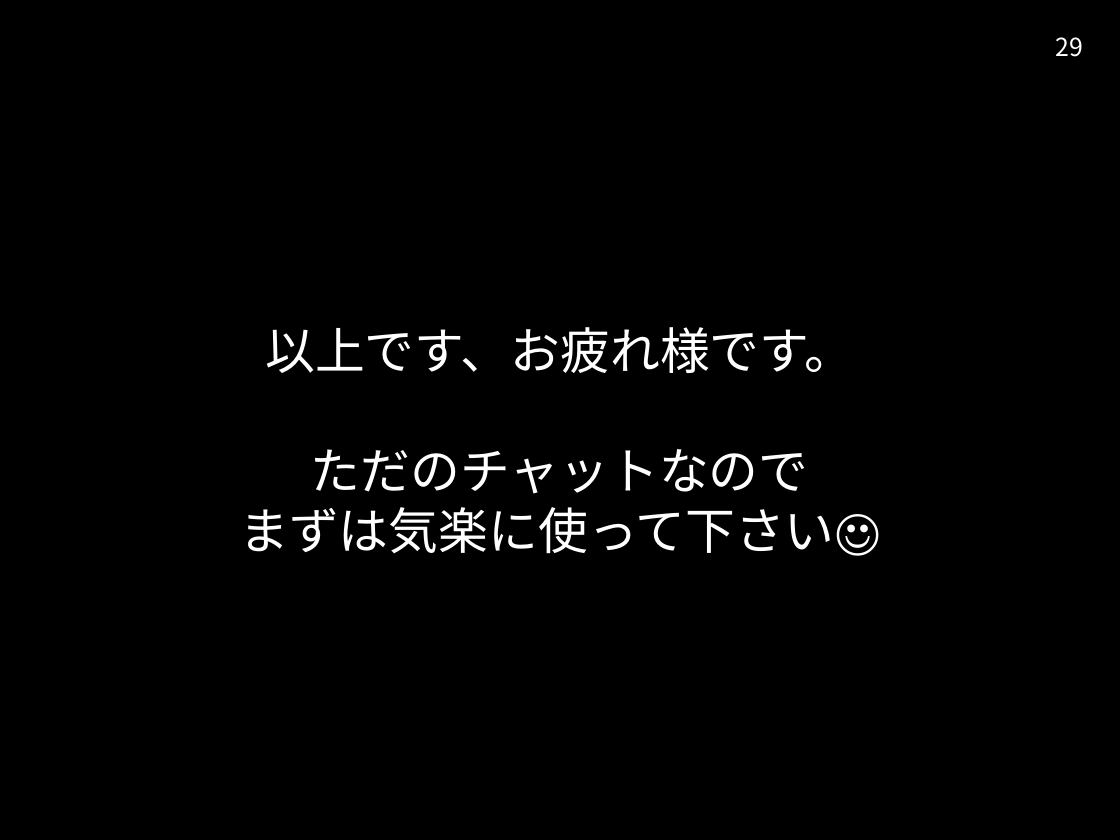
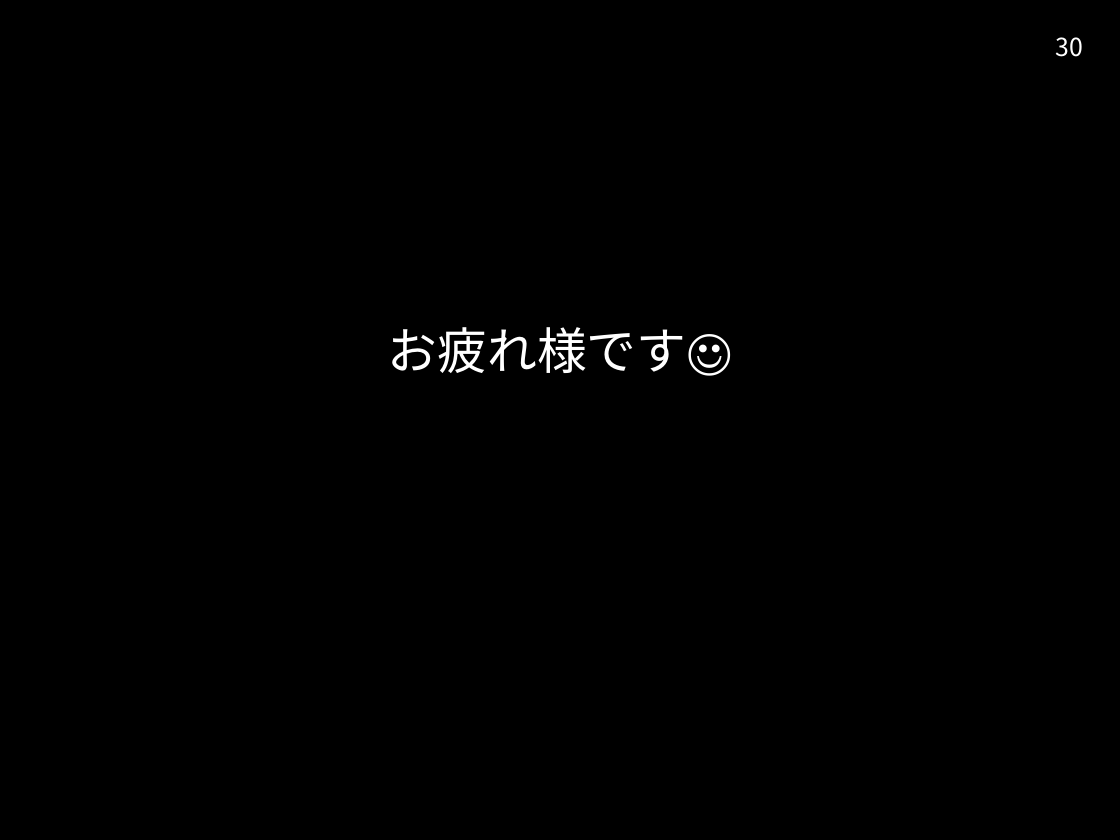
Before and after one commit to kottn/begin-slack, a slide deck: slide 30 of begin-slack.pptx (slide 29 before the commit). Drawn at 1120x840 pixels with LibreOffice and Linux fonts; fonts in the diff are those of the drawing. Boxes give left, top, right and bottom in pixels: in the first picture for what was removed or moved away, otherwise in the second. Text is boxed around its words. In the diff, an @@ line names an element or a change of style, - is before the commit and + after.

```diff
--- a/begin-slack.pptx
+++ b/begin-slack.pptx
@@ page number at box(1056, 37, 1084, 57): text changed @@
-29
+30
@@ text at box(388, 327, 733, 376): text changed @@
-以上です、お疲れ様です。
-ただのチャットなので
-まずは気楽に使って下さい☺
+お疲れ様です☺
```
Also in this commit, not shown: 18 other slides changed, 2 slides added, 1 slide removed, 1 other file.
